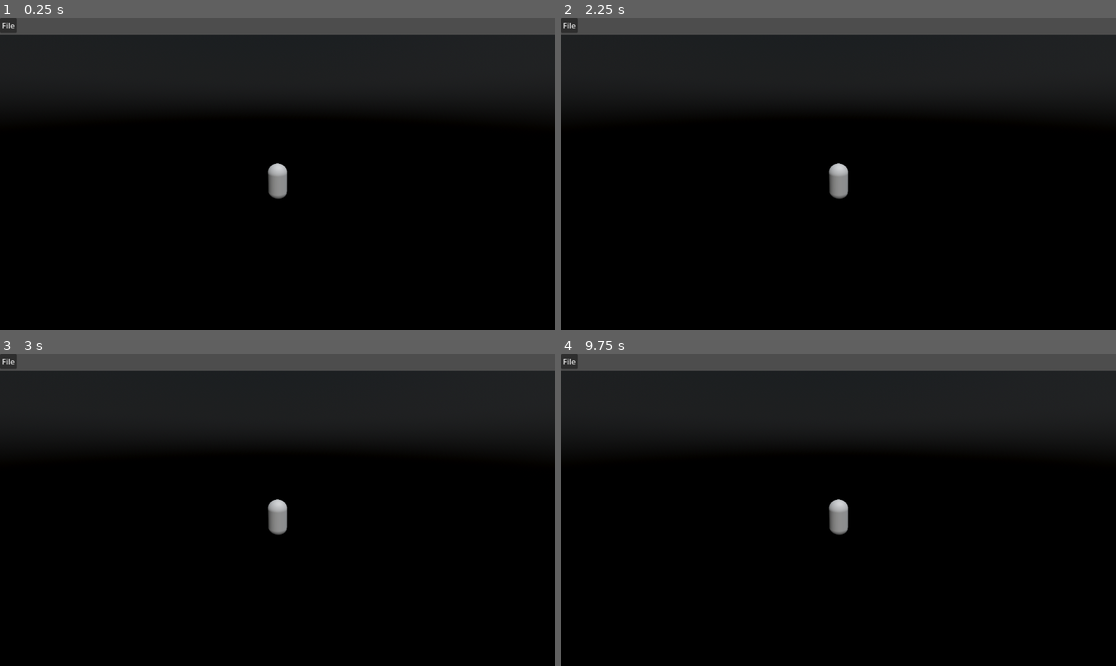
Above: before the commit, frames 1-4 (two rows, left to right).
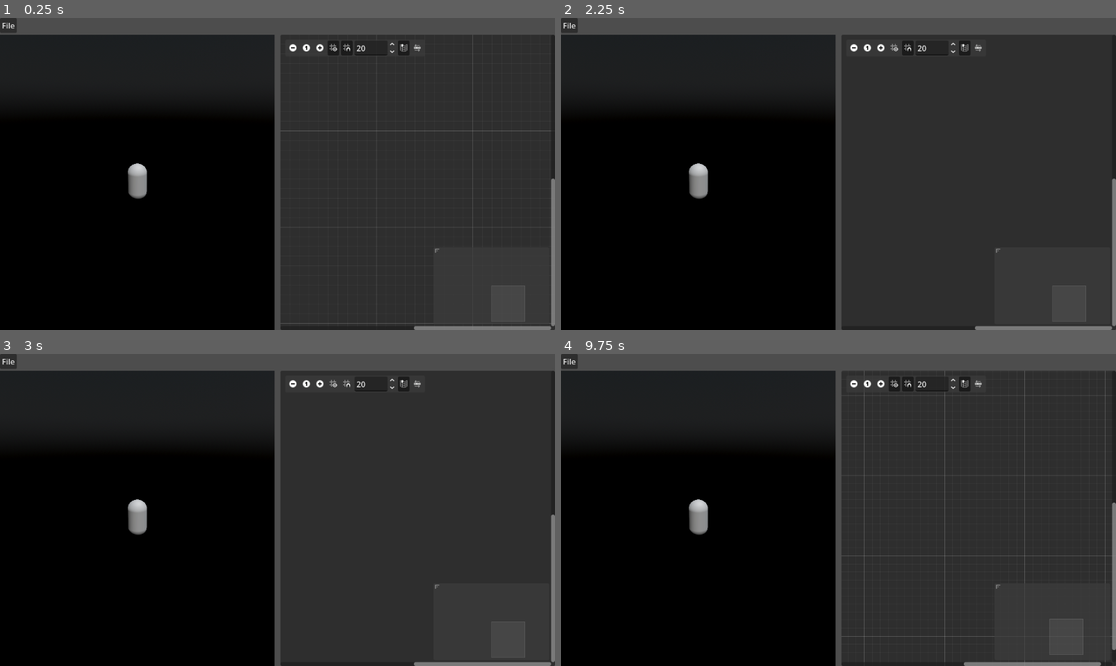
Above: after the commit, the same moments.

Repository: atirut-w/arborgen
Game: Godot game, scene res://scenes/main/main.tscn
Two runs of this game, one before a commit and one after it. Both use one fixed random seed, a clock stepped at 60 frames per second and the inputs below.
Inputs (mouse positions are in pixels of both pictures, inside the frame that each line leads up to):
- Up to frame 1 (0.25 s): no input
- Up to frame 2 (2.25 s): click (855, 49) at 0.52 s; click (882, 49) at 1.27 s; click (894, 49) at 2.02 s
- Up to frame 3 (3 s): click (344, 385) at 2.77 s
- Up to frame 4 (9.75 s): click (966, 385) at 3.52 s; click (977, 385) at 4.27 s; click (855, 385) at 5.02 s; click (882, 385) at 5.77 s; click (894, 385) at 6.52 s; click (905, 385) at 7.27 s; click (966, 385) at 8.02 s; click (977, 385) at 8.77 s; click (855, 385) at 9.52 s

The runs differ from the first frame. In frame 1, 39% of the frame differs, in the area x 23-100%, y 5-100%; in frame 2, 39%; in frame 3, 39%; in frame 4, 39%.

Commit message:
Add GraphEdit interface

Diff:
--- a/scenes/main/main.tscn
+++ b/scenes/main/main.tscn
@@ -27,14 +27,24 @@
 unique_name_in_owner = true
 title = "File"
 
-[node name="PreviewContainer" type="SubViewportContainer" parent="VBoxContainer"]
+[node name="HSplitContainer" type="HSplitContainer" parent="VBoxContainer"]
 layout_mode = 2
+size_flags_vertical = 3
+
+[node name="PreviewContainer" type="SubViewportContainer" parent="VBoxContainer/HSplitContainer"]
+layout_mode = 2
+size_flags_horizontal = 3
 size_flags_vertical = 3
 stretch = true
 
-[node name="PreviewViewport" type="SubViewport" parent="VBoxContainer/PreviewContainer"]
+[node name="PreviewViewport" type="SubViewport" parent="VBoxContainer/HSplitContainer/PreviewContainer"]
 handle_input_locally = false
-size = Vector2i(1152, 613)
+size = Vector2i(570, 613)
 render_target_update_mode = 4
 
-[node name="Preview" parent="VBoxContainer/PreviewContainer/PreviewViewport" instance=ExtResource("2_iuonh")]
+[node name="Preview" parent="VBoxContainer/HSplitContainer/PreviewContainer/PreviewViewport" instance=ExtResource("2_iuonh")]
+
+[node name="GraphEdit" type="GraphEdit" parent="VBoxContainer/HSplitContainer"]
+layout_mode = 2
+size_flags_horizontal = 3
+scroll_offset = Vector2(-100, 0)
